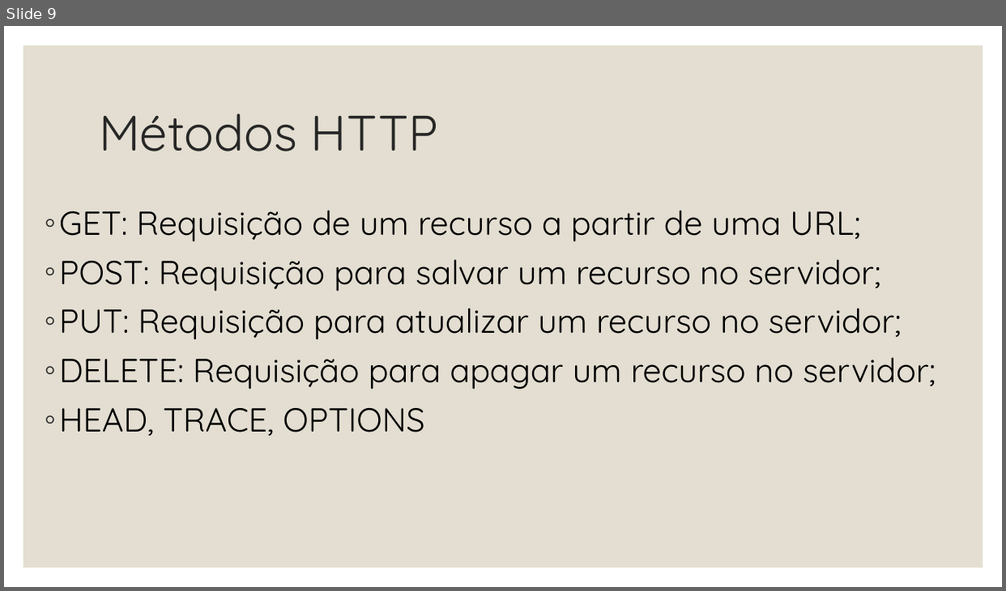
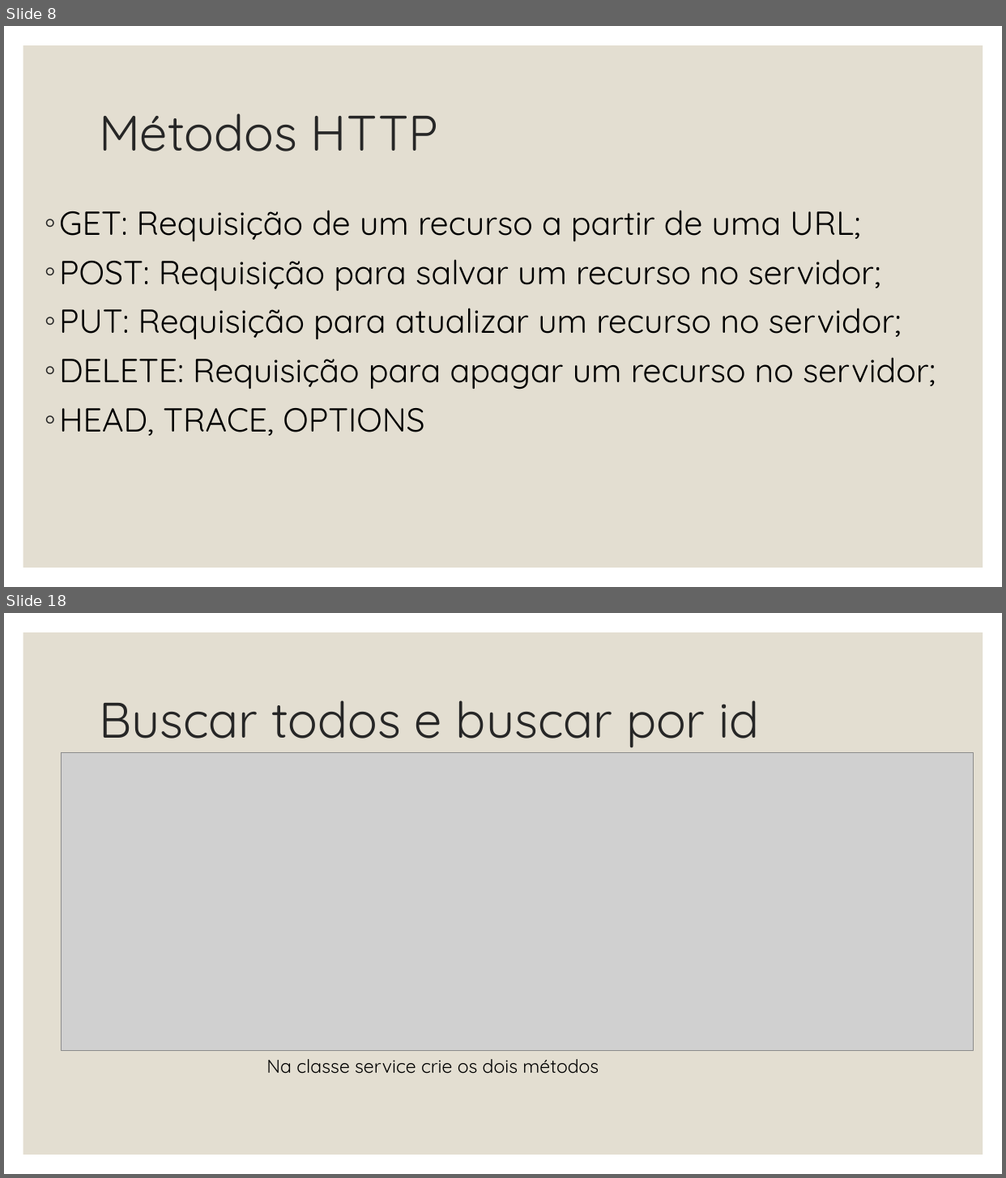
Before and after one commit to duarterafael/web-programming-classroom, a slide deck: classes/Aula 4-Arquitetura REST - Tipos de requests - Camada model e geração de banco de dados.pptx. Shown one above the other, each under a label of ours: slide 9 before the commit, slides 8 and 18 after it; the slides between them are not shown. The pictures are 1006x591 and 1006x1178 pixels, drawn with LibreOffice and Linux fonts; fonts in the diff are those of the drawing; grey boxes stand for pictures. Boxes give left, top, right and bottom in pixels: in the first picture for what was removed or moved away, otherwise in the second. Text is boxed around its words. In the diff, an @@ line names an element or a change of style, - is before the commit and + after.

```diff
--- a/classes/Aula 4-Arquitetura REST - Tipos de requests - Camada model e geração de banco de dados.pptx
+++ b/classes/Aula 4-Arquitetura REST - Tipos de requests - Camada model e geração de banco de dados.pptx
@@ slide 18 added at [4,613,1002,1174], background #FFFFFF; not listed: 1 template element that a slide beside it also shows @@
@@ title added at [99,700,760,748], 48 pt, text #262626 @@
+Buscar todos e buscar por id
@@ picture added at [61,753,973,1051] @@
@@ text added at [266,1059,599,1074], 18 pt, text #000000 @@
+Na classe service crie os dois métodos
@@ what was slide 9 is now slide 8 @@
```
Also in this commit, not shown: 22 other slides added, 2 slides removed, 2 other files.
